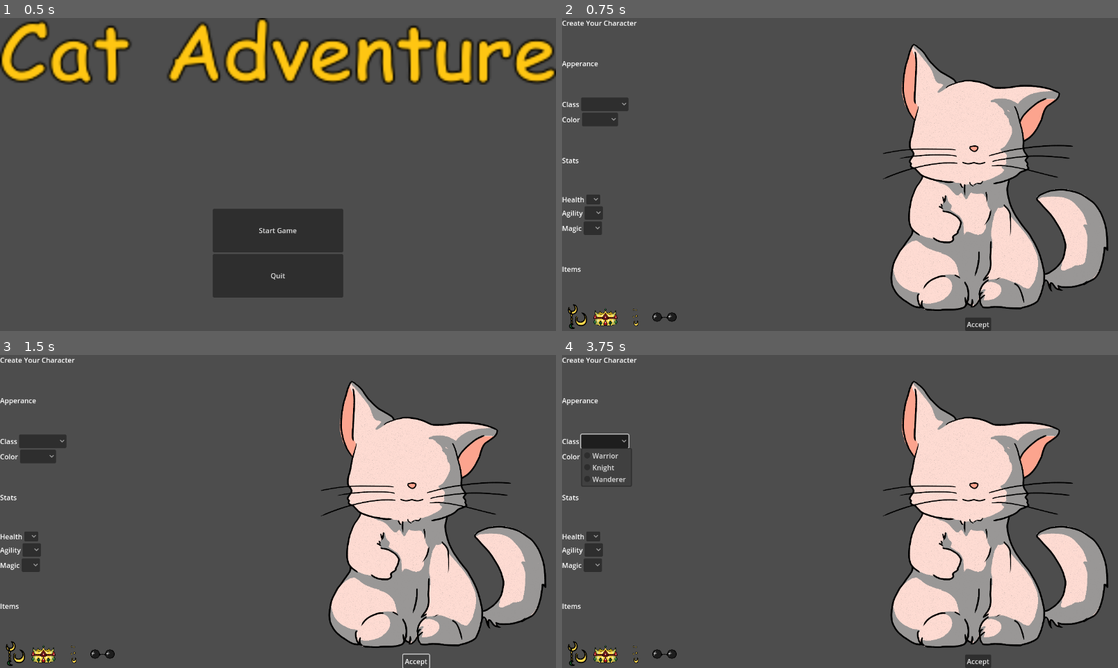
Above: before the commit, frames 1-4 (two rows, left to right).
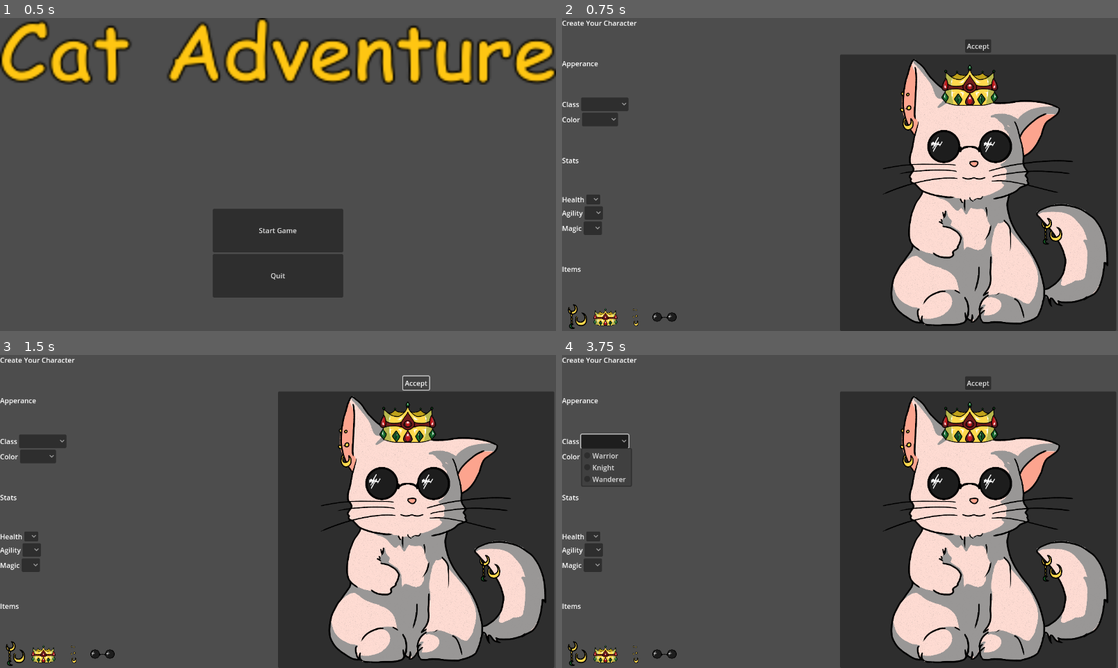
Above: after the commit, the same moments.

Repository: CommonParrot/MiniJam-Cat-Selection-Adventure
Game: Godot game, scene res://Screens/title_screen.tscn
Same seed, same stepped clock (60 frames per second), same inputs: the game is played once before the commit and once after it.
Inputs (mouse positions are in pixels of both pictures, inside the frame that each line leads up to):
- Up to frame 1 (0.5 s): no input
- Up to frame 2 (0.75 s): click "Start Game" at 0.5 s
- Up to frame 3 (1.5 s): click "Accept" at 1.25 s
- Up to frame 4 (3.75 s): click "Accept" at 2 s; click "Accept" at 2.75 s; click (606, 442) at 3.52 s

Frame 1 is identical in both runs. In frame 2, 34% of the frame differs, in the area x 50-100%, y 6-100%; in frame 3, 34%; in frame 4, 34%.

Commit message:
add accessories to cat, not connected to buttons yet

Diff:
--- a/Screens/character_selection_screen.tscn
+++ b/Screens/character_selection_screen.tscn
@@ -6,6 +6,7 @@
 [ext_resource type="Texture2D" uid="uid://cl0nnalqxhy2y" path="res://images/Crown.png" id="3_jjteo"]
 [ext_resource type="Texture2D" uid="uid://dj8a234n4odeu" path="res://images/Earrings.png" id="4_t31fm"]
 [ext_resource type="Texture2D" uid="uid://c30jskuoje3us" path="res://images/Glasses.png" id="5_ejovx"]
+[ext_resource type="Texture2D" uid="uid://drh8hcqeqvwjy" path="res://images/TailTrinket.png" id="6_bm52k"]
 
 [sub_resource type="AtlasTexture" id="AtlasTexture_lcnkw"]
 atlas = ExtResource("3_jjteo")
@@ -192,15 +193,42 @@
 size_flags_horizontal = 3
 alignment = 2
 
-[node name="Cat" type="TextureRect" parent="VBoxContainer/HBoxContainer/right"]
-layout_mode = 2
-texture = ExtResource("1_rqi7e")
-expand_mode = 4
-
 [node name="Button" type="Button" parent="VBoxContainer/HBoxContainer/right"]
 layout_mode = 2
 size_flags_horizontal = 4
 text = "Accept"
 
+[node name="Container" type="PanelContainer" parent="VBoxContainer/HBoxContainer/right"]
+layout_mode = 2
+
+[node name="TailTrinket" type="TextureRect" parent="VBoxContainer/HBoxContainer/right/Container"]
+z_index = 1
+layout_mode = 2
+texture = ExtResource("6_bm52k")
+expand_mode = 4
+
+[node name="Crown" type="TextureRect" parent="VBoxContainer/HBoxContainer/right/Container"]
+z_index = 1
+layout_mode = 2
+texture = ExtResource("3_jjteo")
+expand_mode = 4
+
+[node name="Earrings" type="TextureRect" parent="VBoxContainer/HBoxContainer/right/Container"]
+z_index = 1
+layout_mode = 2
+texture = ExtResource("4_t31fm")
+expand_mode = 4
+
+[node name="Glasses" type="TextureRect" parent="VBoxContainer/HBoxContainer/right/Container"]
+z_index = 1
+layout_mode = 2
+texture = ExtResource("5_ejovx")
+expand_mode = 4
+
+[node name="Cat" type="TextureRect" parent="VBoxContainer/HBoxContainer/right/Container"]
+layout_mode = 2
+texture = ExtResource("1_rqi7e")
+expand_mode = 4
+
 [node name="MarginContainer" type="MarginContainer" parent="VBoxContainer/HBoxContainer"]
 layout_mode = 2
Not shown: 1 places in Screens/character_selection_screen.tscn that only renumber resources
